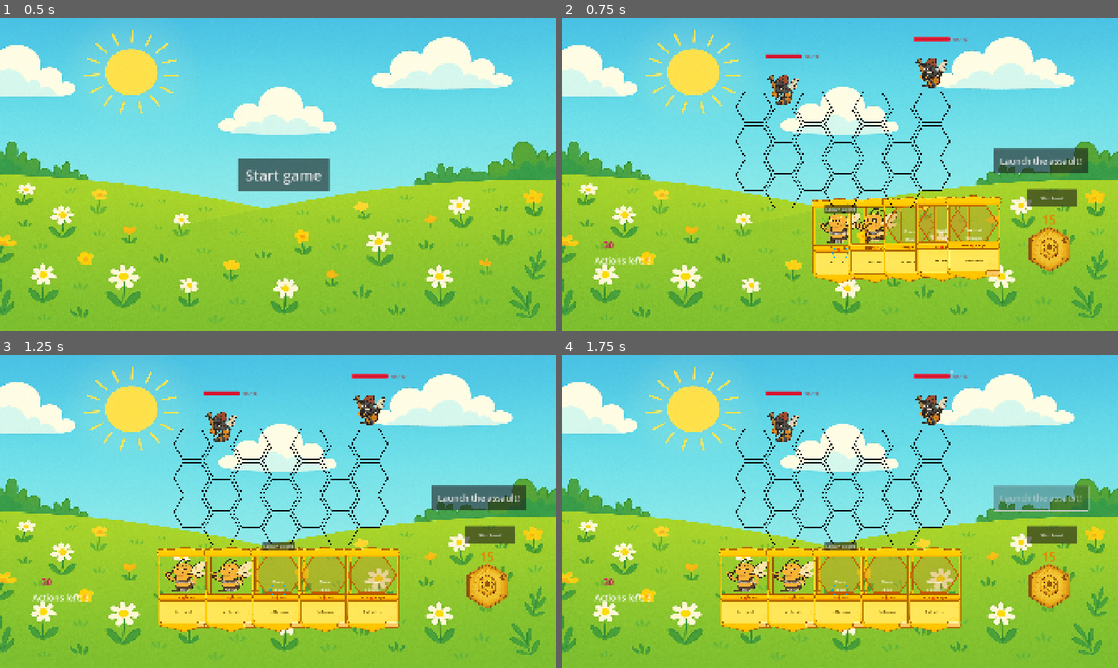
Above: before the commit, frames 1-4 (two rows, left to right).
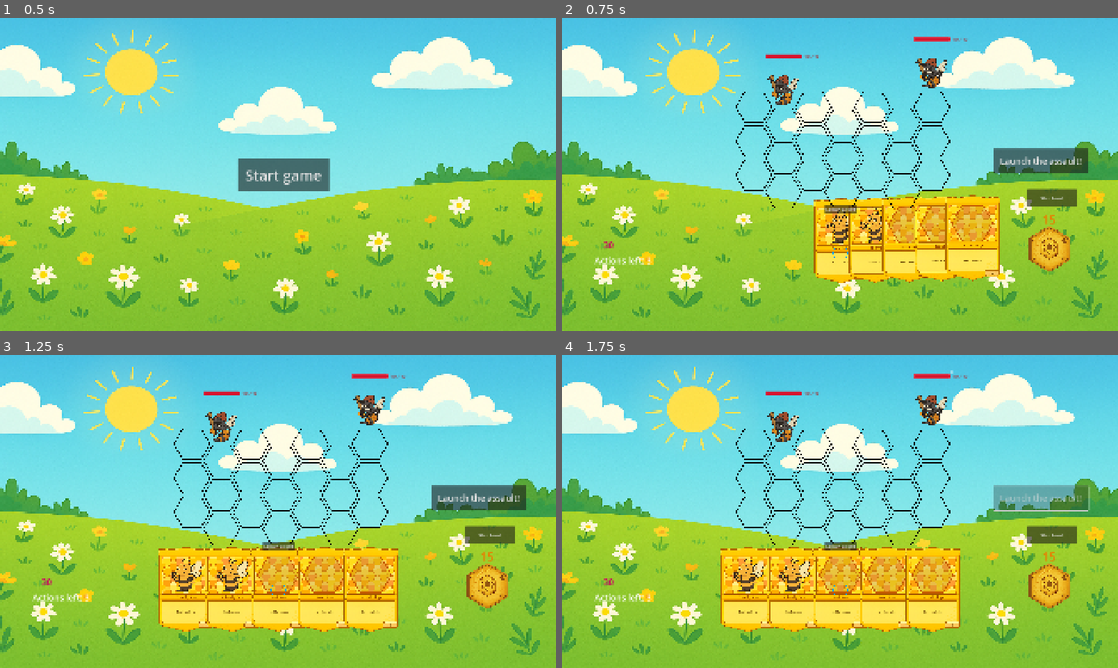
Above: after the commit, the same moments.

Repository: tysia2512/buzzco
Game: Godot game, scene res://scenes/main.tscn
The game is run twice, just before and just after one commit, with the same random seed, the same clock (stepped at 60 frames per second) and the same inputs.
Inputs:
- Up to frame 1 (0.5 s): no input
- Up to frame 2 (0.75 s): click "Start game" at 0.5 s
- Up to frame 3 (1.25 s): no input
- Up to frame 4 (1.75 s): click "Launch the assault!" at 1.25 s

Frame 1 is identical in both runs. In frame 2, 4.1% of the frame differs, in the area x 45-80%, y 56-85%; in frame 3, 5.2%, in the area x 28-72%, y 61-89%; in frame 4, 5.2%.

Commit message:
Fixes to card display, add background

Diff:
--- a/scenes/card_display.tscn
+++ b/scenes/card_display.tscn
@@ -1,10 +1,16 @@
-[gd_scene load_steps=3 format=3 uid="uid://c15x7spqonh0n"]
+[gd_scene load_steps=4 format=3 uid="uid://c15x7spqonh0n"]
 
 [ext_resource type="Script" uid="uid://csbiin3n3wfbq" path="res://scripts/card_display.gd" id="1_nfdgj"]
+[ext_resource type="Texture2D" uid="uid://ban30gdqiypvw" path="res://assets/honeycomb1/vecteezy_honey-and-wax_13795969.jpg" id="2_6w6hm"]
 [ext_resource type="Texture2D" uid="uid://3huxyf6fgi5l" path="res://assets/card_template.png" id="2_toolh"]
 
 [node name="CardDisplay" type="Node2D"]
 script = ExtResource("1_nfdgj")
+
+[node name="ImageBackgroundSprite" type="Sprite2D" parent="."]
+position = Vector2(4.50003, -235.985)
+scale = Vector2(0.454688, 0.655384)
+texture = ExtResource("2_6w6hm")
 
 [node name="ImageSprite" type="Sprite2D" parent="."]
 
@@ -45,3 +51,8 @@
 theme_override_font_sizes/font_size = 40
 horizontal_alignment = 1
 vertical_alignment = 1
+
+[node name="Area2D" type="Area2D" parent="."]
+
+[node name="CollisionPolygon2D" type="CollisionPolygon2D" parent="Area2D"]
+polygon = PackedVector2Array(-460, -692, -451, 585, -423, 623, 7, 739, 465, 627, 467, -699)
--- a/scenes/generic_card.tscn
+++ b/scenes/generic_card.tscn
@@ -34,6 +34,7 @@
 polygon = PackedVector2Array(-27, -46, 29, -46, 58, 3, 29, 52, -27, 52, -55, 3)
 
 [node name="DebugAttackStrengthLabel" type="Label" parent="."]
+visible = false
 offset_left = -18.0
 offset_top = 14.0
 offset_right = 15.0
--- a/scripts/card_display.gd
+++ b/scripts/card_display.gd
@@ -53,11 +53,10 @@
 	var W = max_x - min_x
 	var H = max_y - min_y
 
+	var s = min(W / _image_sprite.texture.get_width(), H / _image_sprite.texture.get_height())
+
 	_image_sprite.position = Vector2((min_x + max_x) / 2, (min_y + max_y) / 2)
-	_image_sprite.scale = Vector2(
-		W / _image_sprite.texture.get_width(),
-		H / _image_sprite.texture.get_height(),
-	)
+	_image_sprite.scale = Vector2(s, s)
 
 func get_texture_size():
 	return _image_sprite.texture.get_size() * _image_sprite.scale * scale
--- a/scripts/generic_card.gd
+++ b/scripts/generic_card.gd
@@ -79,6 +79,7 @@
 		_is_on_the_board = value
 		_is_dragged = false
 		_is_in_hand = false
+		debug_attack_strength_label.visible = value
 		if value:
 			_set_card_display(CardDisplayMode.TILE)
 		else:
@@ -98,14 +99,19 @@
 func _update_labels():
 	debug_attack_strength_label.set_text(str(get_attack_with_effects()))
 
+func _set_tile_sprite_visible(v: bool) -> void:
+	tile_sprite.visible = v
+	attack_label.visible = v
+	name_label.visible = v
+
 func _set_card_display(mode: CardDisplayMode) -> void:
 	_card_display_mode = mode
 	if _card_display_mode == CardDisplayMode.CARD:
-		tile_sprite.visible = false
+		_set_tile_sprite_visible(false)
 		card_display.visible = true
 	else:
-		tile_sprite.visible = true
 		card_display.visible = false
+		_set_tile_sprite_visible(true)
 
 func get_texture_size():
 	if _card_display_mode == CardDisplayMode.CARD:
Binary file added: assets/anime/vecteezy_flat-cartoon-comic-background-pop-art-comic-background_9017469-1.jpg
Not shown, added: assets/anime/vecteezy_flat-cartoon-comic-background-pop-art-comic-background_9017469-1.jpg.import
Binary file added: assets/honeycomb1/vecteezy_honey-and-wax_13795969.jpg
Not shown, added: assets/honeycomb1/vecteezy_honey-and-wax_13795969.jpg.import
Binary file added: assets/honeycomb2/vecteezy_bee-comb-background-bee-hive-abstract-yellow-honeycombs-on_15845793.jpg
Not shown, added: assets/honeycomb2/vecteezy_bee-comb-background-bee-hive-abstract-yellow-honeycombs-on_15845793.jpg.import
Binary file added: assets/sky/vecteezy_cloudscape-in-a-day-with-clear-skies-horizontal-background_66254438.jpg
Not shown, added: assets/sky/vecteezy_cloudscape-in-a-day-with-clear-skies-horizontal-background_66254438.jpg.import
Binary file added: assets/sky/vecteezy_flat-cartoon-comic-background-pop-art-comic-background_9017469-1.jpg
Not shown, added: assets/sky/vecteezy_flat-cartoon-comic-background-pop-art-comic-background_9017469-1.jpg.import
Binary file added: assets/vecteezy_bee-comb-background-bee-hive-abstract-yellow-honeycombs-on_15845793.jpg
Not shown, added: assets/vecteezy_bee-comb-background-bee-hive-abstract-yellow-honeycombs-on_15845793.jpg.import
(and 17 more such lines)
